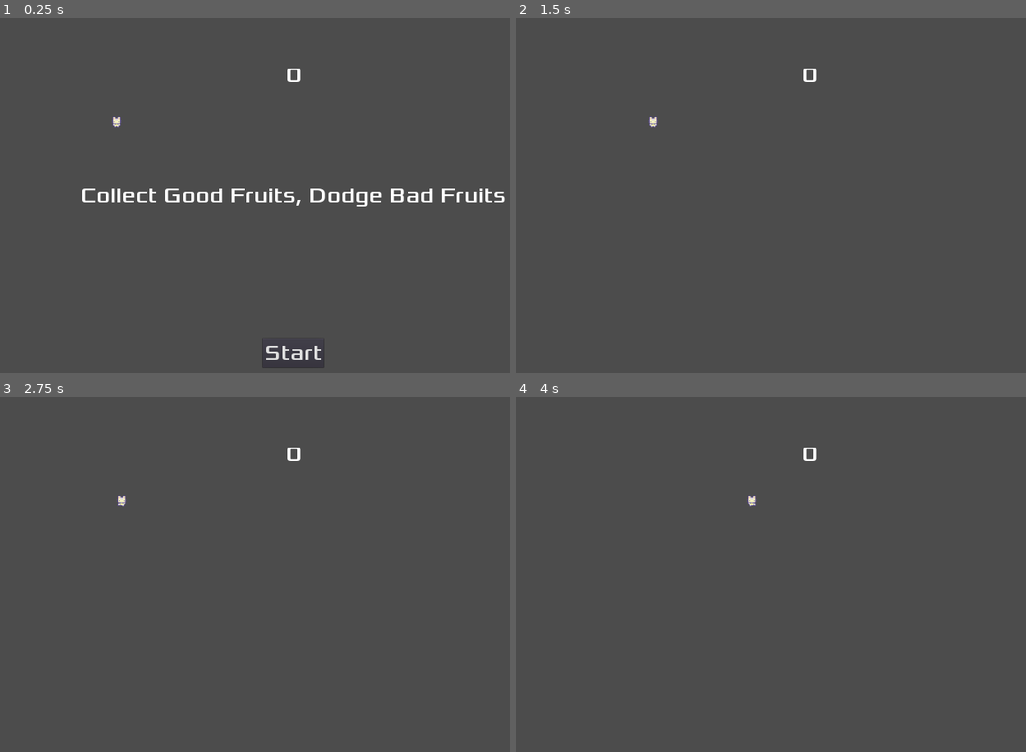
Above: before the commit, frames 1-4 (two rows, left to right).
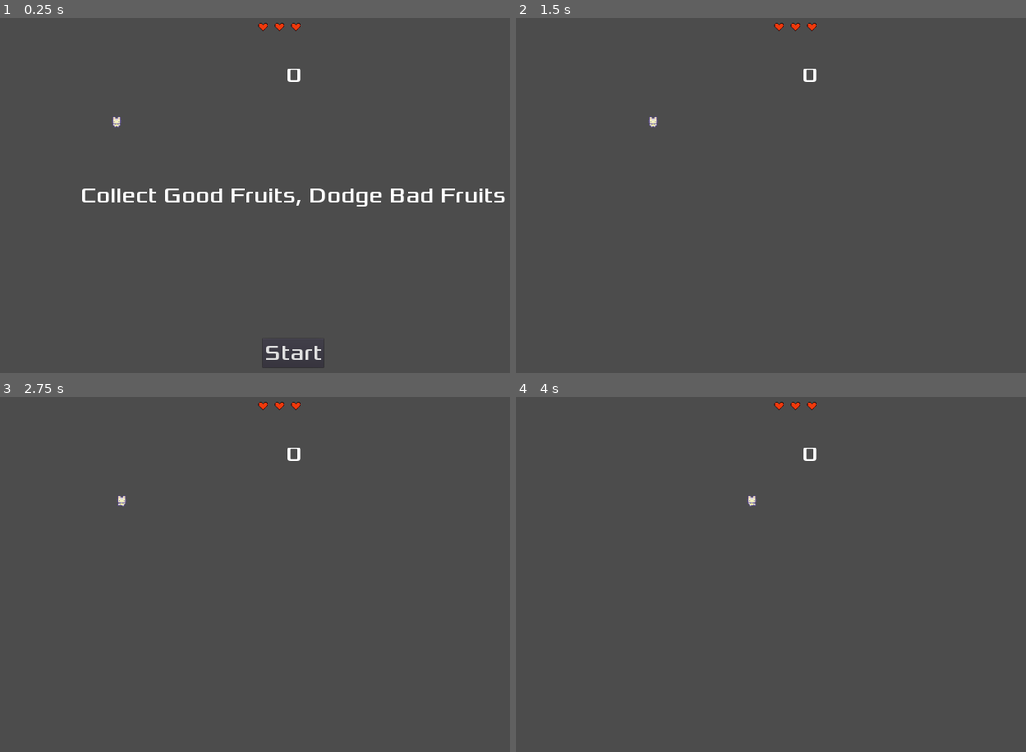
Above: after the commit, the same moments.

Repository: ColinKYuen/BQ-Game-Jam
Game: Godot game, scene res://Scenes/Main.tscn
Same seed, same stepped clock (60 frames per second), same inputs: the game is played once before the commit and once after it.
Inputs:
- Up to frame 1 (0.25 s): no input
- Up to frame 2 (1.5 s): click "Start" at 0.5 s; tap Enter at 1.25 s; hold D (move_right) from 1.28 s (still down)
- Up to frame 3 (2.75 s): release D (move_right) at 2.03 s; hold Left (move_left) from 2.03 s (still down)
- Up to frame 4 (4 s): release Left (move_left) at 2.78 s; hold D (move_right) from 2.78 s (still down)

The runs differ from the first frame. In frame 1, less than 0.1% of the frame differs, in the area x 50-59%, y 1-4%; in frame 2, less than 0.1%; in frame 3, less than 0.1%; in frame 4, less than 0.1%.
Error before the commit: Attempt to call function 'connect' in base 'null instance' on a null instance. (res://Scripts/HUD.gd:11)

Commit message:
Add bad fruits and heart lives to the HUD

Diff:
--- a/Scenes/HUD.tscn
+++ b/Scenes/HUD.tscn
@@ -1,11 +1,30 @@
-[gd_scene load_steps=4 format=2]
+[gd_scene load_steps=8 format=2]
 
 [ext_resource path="res://fonts/Xolonium-Regular.ttf" type="DynamicFontData" id=1]
 [ext_resource path="res://Scripts/HUD.gd" type="Script" id=2]
+[ext_resource path="res://art/Pixel Heart Sprite Sheet 32x32.png" type="Texture" id=3]
 
 [sub_resource type="DynamicFont" id=1]
 size = 64
 font_data = ExtResource( 1 )
+
+[sub_resource type="AtlasTexture" id=2]
+flags = 4
+atlas = ExtResource( 3 )
+region = Rect2( 0, 0, 32, 32 )
+
+[sub_resource type="AtlasTexture" id=3]
+flags = 4
+atlas = ExtResource( 3 )
+region = Rect2( 64, 0, 32, 32 )
+
+[sub_resource type="SpriteFrames" id=4]
+animations = [ {
+"frames": [ SubResource( 2 ), SubResource( 3 ) ],
+"loop": true,
+"name": "get_hit",
+"speed": 5.0
+} ]
 
 [node name="HUD" type="CanvasLayer"]
 script = ExtResource( 2 )
@@ -48,5 +67,20 @@
 wait_time = 2.0
 one_shot = true
 
+[node name="Life1" type="AnimatedSprite" parent="."]
+position = Vector2( 968, 48 )
+frames = SubResource( 4 )
+animation = "get_hit"
+
+[node name="Life2" type="AnimatedSprite" parent="."]
+position = Vector2( 920, 48 )
+frames = SubResource( 4 )
+animation = "get_hit"
+
+[node name="Life3" type="AnimatedSprite" parent="."]
+position = Vector2( 872, 48 )
+frames = SubResource( 4 )
+animation = "get_hit"
+
 [connection signal="pressed" from="StartButton" to="." method="_on_StartButton_pressed"]
 [connection signal="timeout" from="MessageTimer" to="." method="_on_MessageTimer_timeout"]
--- a/Scripts/Fruit.gd
+++ b/Scripts/Fruit.gd
@@ -1,13 +1,13 @@
 extends Area2D
 
 signal fruit_collected
+signal fruit_hit
 
 var duration: int = 1000
 var velocity: Vector2 = Vector2(0, 0)
 var is_good_fruit: bool = true # Can be set on obj init
 
 func _ready():
-	print("fruit is ready?")
 	connect("body_entered", self, "_on_body_entered")
 
 func _physics_process(delta):
@@ -19,14 +19,14 @@
 func _on_body_entered(body):
 	if body.is_in_group("Player"):
 		if is_good_fruit:
-			# TODO - Give point to players
 			print("Fruit collected")
 			emit_signal("fruit_collected")
 			pass
 		else:
-			# TODO - Damage player
+			print("Got hit by fruit")
+			emit_signal("fruit_hit")
 			pass
 	queue_free()
 
-func _on_HUD_fruit_collected():
-	print("fruit on hud collected?")
+func set_bad_fruit():
+	self.is_good_fruit = false
--- a/Scripts/HUD.gd
+++ b/Scripts/HUD.gd
@@ -5,10 +5,13 @@
 # Declare member variables here. Examples:
 # var a = 2
 # var b = "text"
+var score = 0;
+var lives = 3;
 
 # Called when the node enters the scene tree for the first time.
 func _ready():
-	get_parent().get_node("GoodFruit").connect("fruit_collected", self, "_on_HUD_fruit_collected")
+#	get_parent().get_node("GoodFruit").connect("fruit_collected", self, "_on_HUD_fruit_collected")
+	pass
 
 # Called every frame. 'delta' is the elapsed time since the previous frame.
 #func _process(delta):
@@ -31,3 +34,14 @@
 func _on_HUD_fruit_collected():
 	print("current score: " + str(int($Score.text) + 1))
 	$Score.text = str(int($Score.text) + 1)
+	score = int($Score.text) + 1
+
+func _on_HUD_fruit_hit():
+	print("current lives: " + str(lives - 1))
+	if lives > 1:
+		$Life1.set_frame(1)
+	elif lives > 0:
+		$Life2.set_frame(3)
+	else:
+		$Life3.set_frame(3)
+	lives = lives - 1
--- a/Scripts/Main.gd
+++ b/Scripts/Main.gd
@@ -1,5 +1,4 @@
 extends Node2D
-
 
 const obj_fruit1 = preload("res://Scenes/Fruit1.tscn")
 const obj_fruit2 =  preload("res://Scenes/Fruit2.tscn")
@@ -9,6 +8,8 @@
 const obj_fruit6 =  preload("res://Scenes/Fruit6.tscn")
 const obj_fruit7 =  preload("res://Scenes/Fruit7.tscn")
 var shapes =[]
+const obj_good_fruit = preload("res://Scenes/GoodFruit.tscn")
+const obj_bad_fruit = preload("res://Scenes/BadFruit.tscn")
 var rng = RandomNumberGenerator.new()
 var rnd = RandomNumberGenerator.new()
 var shape_index:int  = 1
Binary file added: art/Pixel Heart Sprite Sheet 32x32.png
Not shown, added: art/Pixel Heart Sprite Sheet 32x32.png.import
